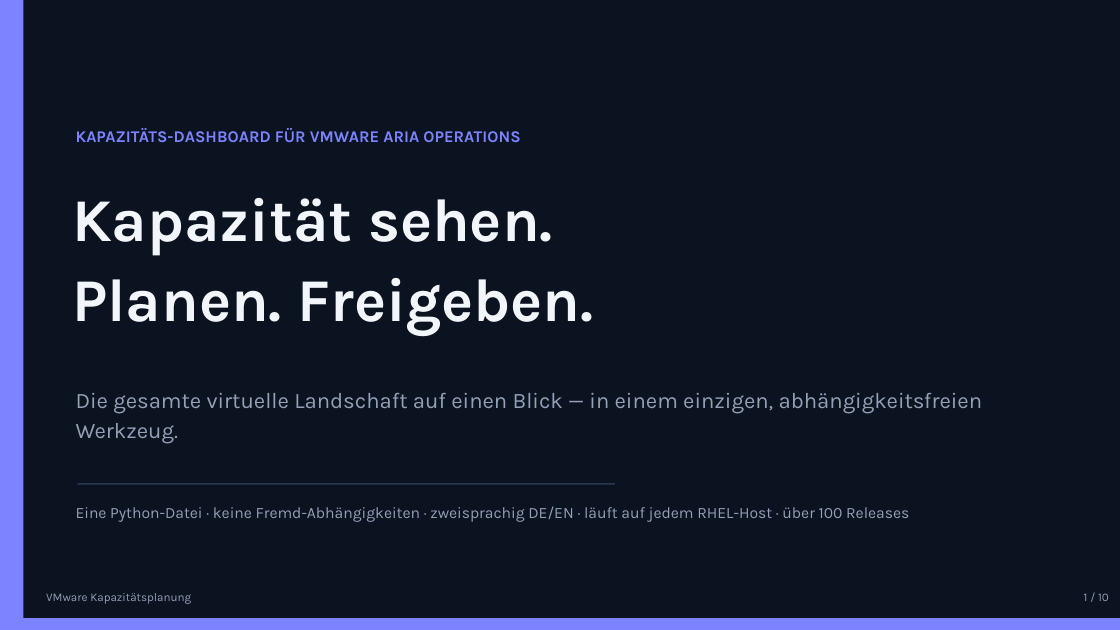
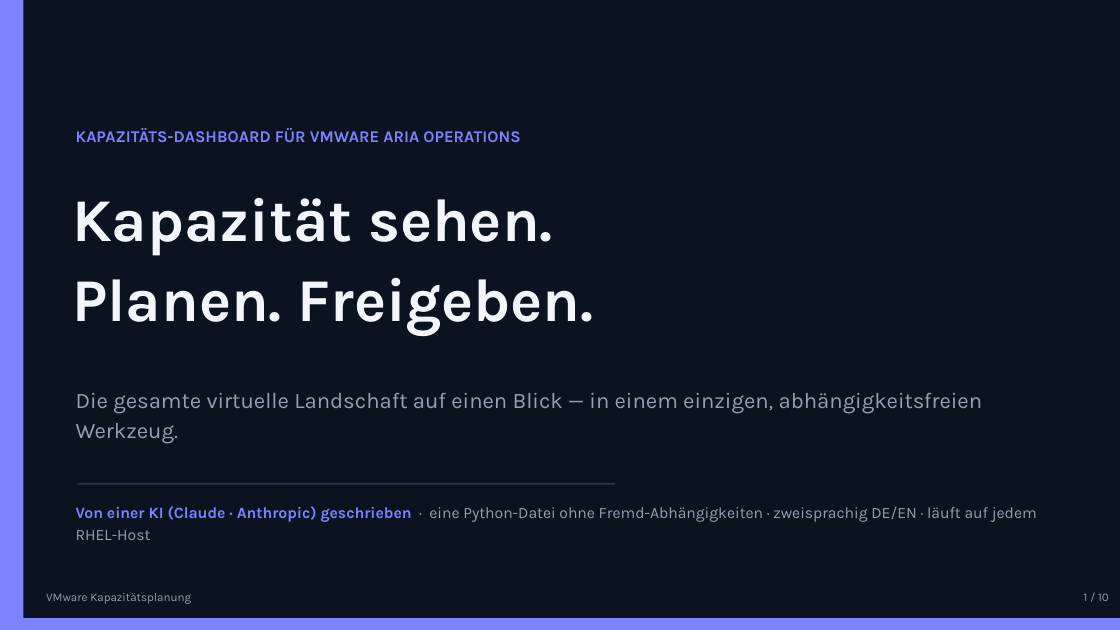
Before and after one commit to marcobockelbrink/vmware, a slide deck: slide 1 of docs/praesentation/VMware-Kapazitaetsplanung.pptx. Drawn at 1120x630 pixels with LibreOffice and Linux fonts; fonts in the diff are those of the drawing. Boxes give left, top, right and bottom in pixels: in the first picture for what was removed or moved away, otherwise in the second. Text is boxed around its words. In the diff, an @@ line names an element or a change of style, - is before the commit and + after.

```diff
--- a/docs/praesentation/VMware-Kapazitaetsplanung.pptx
+++ b/docs/praesentation/VMware-Kapazitaetsplanung.pptx
@@ text at (76,506,1037,540): text changed @@
-Eine Python-Datei · keine Fremd-Abhängigkeiten · zweisprachig DE/EN · läuft auf jedem RHEL-Host · über 100 Releases
+Von einer KI (Claude · Anthropic) geschrieben · eine Python-Datei ohne Fremd-Abhängigkeiten · zweisprachig DE/EN · läuft auf jedem RHEL-Host
```
Also in this commit, not shown: 2 other slides changed, 1 other file.
